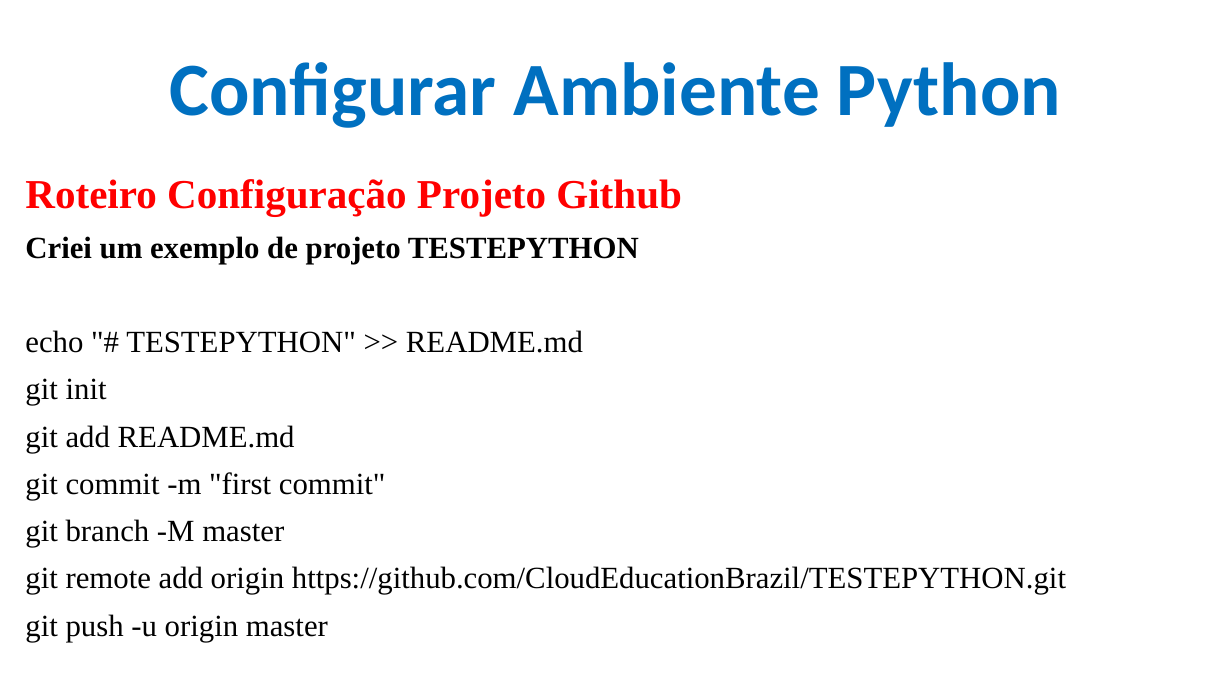
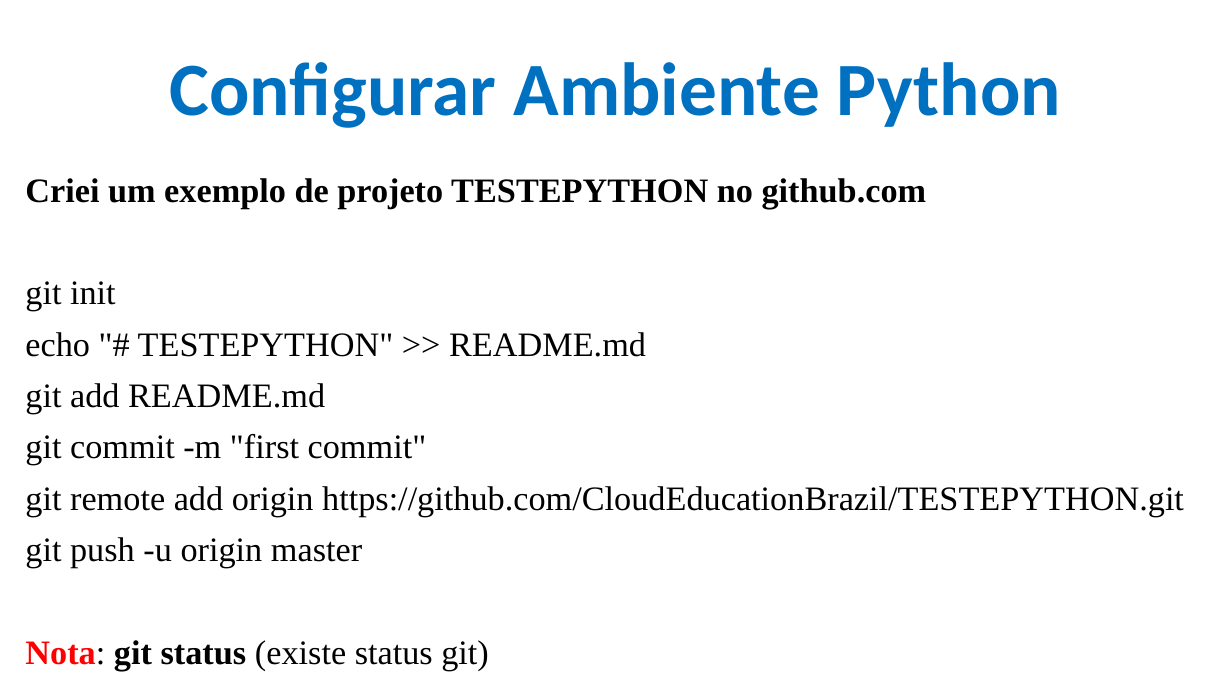
Before and after one commit to CloudEducationBrazil/WydenPythonParadigmas, a slide deck: slide 14 of 01 Classes/Aula 01 02 03 Programação Python.pptx. Drawn at 1232x693 pixels with LibreOffice and Linux fonts; fonts in the diff are those of the drawing; background and template pictures are left out. Boxes give left, top, right and bottom in pixels: in the first picture for what was removed or moved away, otherwise in the second. Text is boxed around its words. In the diff, an @@ line names an element or a change of style, - is before the commit and + after.

```diff
--- a/01 Classes/Aula 01 02 03 Programação Python.pptx
+++ b/01 Classes/Aula 01 02 03 Programação Python.pptx
@@ text at [25,178,927,311]: text changed; size 18 to 20 pt @@
-Roteiro Configuração Projeto Github
-Criei um exemplo de projeto TESTEPYTHON
+Criei um exemplo de projeto TESTEPYTHON no github.com
+git init
@@ text at [25,332,1184,568]: size 18 to 20 pt in "echo "# TESTEPYTHON" >> README.md", "git add README.md", "git commit -m "first commit"", "git remote add origin https://github.com/CloudEducationBrazi ..." and 1 more places @@
@@ text at [25,378,107,406]: paragraph removed @@
-git init
@@ text at [25,519,284,547]: paragraph removed @@
-git branch -M master
@@ text at [25,640,489,671]: paragraph added @@
+Nota: git status (existe status git)
```
Also in this commit, not shown: 2 other slides changed.
